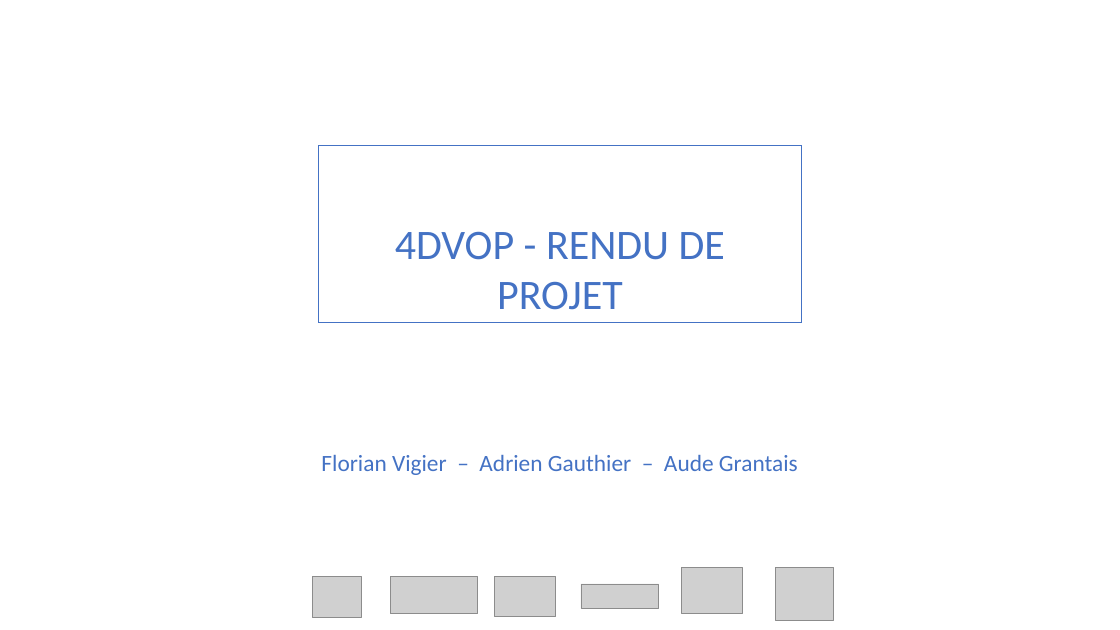
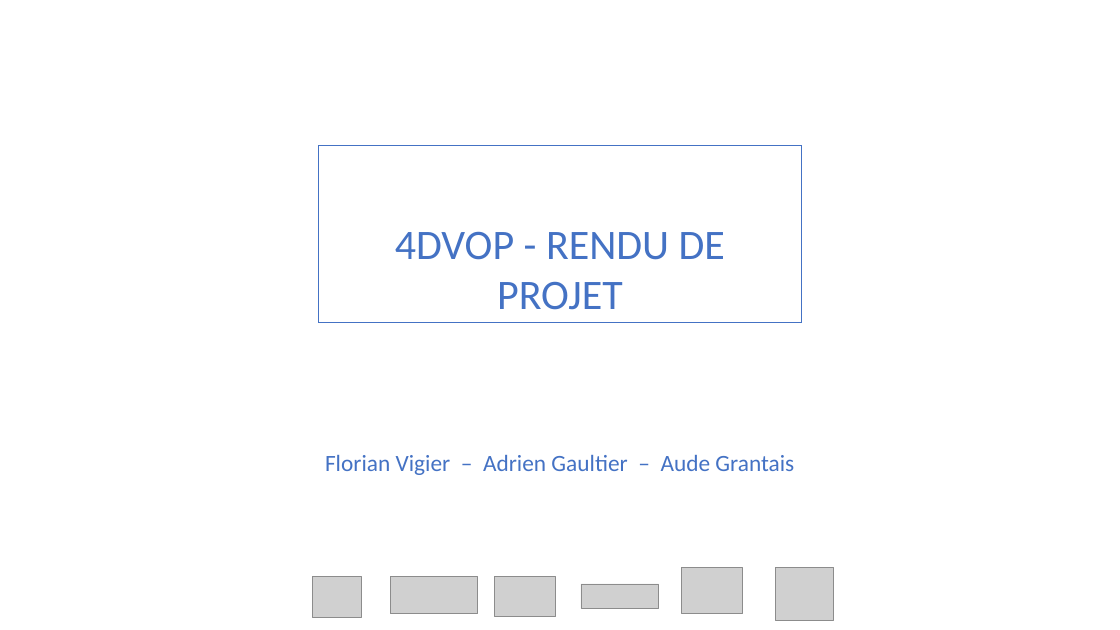
Before and after one commit to FlorianVigier/4DVOP_POZOS, a slide deck: slide 1 of 4DVOP.pptx. Drawn at 1120x630 pixels with LibreOffice and Linux fonts; fonts in the diff are those of the drawing; grey boxes stand for pictures; background and template pictures are left out. Boxes give left, top, right and bottom in pixels: in the first picture for what was removed or moved away, otherwise in the second. Text is boxed around its words. In the diff, an @@ line names an element or a change of style, - is before the commit and + after.

```diff
--- a/4DVOP.pptx
+++ b/4DVOP.pptx
@@ subtitle at bbox=[325, 455, 794, 475]: text changed @@
-Florian Vigier – Adrien Gauthier – Aude Grantais
+Florian Vigier – Adrien Gaultier – Aude Grantais
```
Also in this commit, not shown: 3 other slides changed, 1 slide added, 4 other files.
